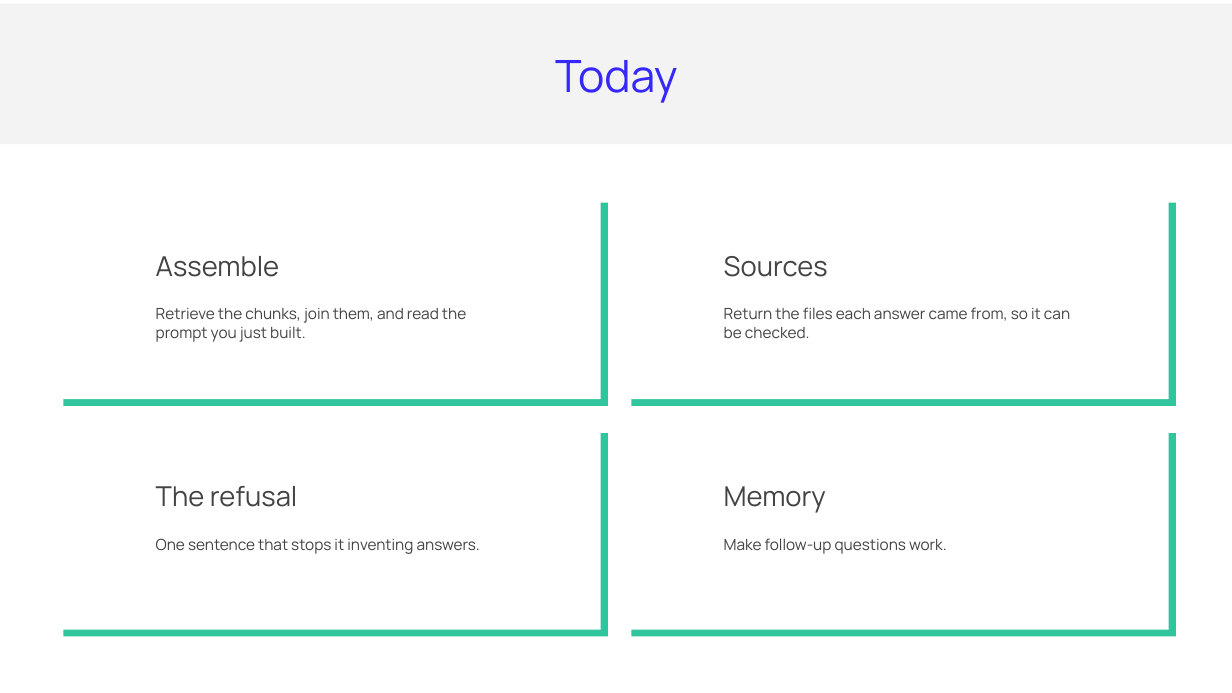
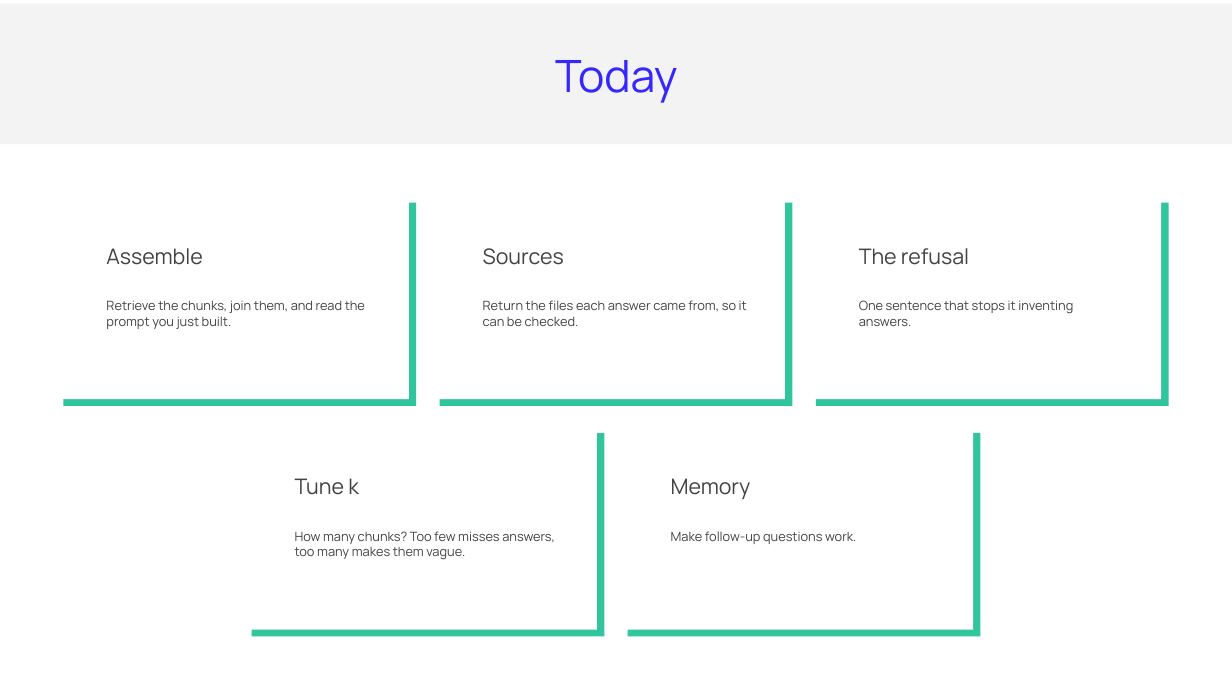
Before and after one commit to ArtyoMKo/tumo_month_workshop, a slide deck: slide 3 of slides/Lesson 5 - Building the RAG Assistant.pptx. Drawn at 1232x693 pixels with LibreOffice and Linux fonts; fonts in the diff are those of the drawing. Boxes give left, top, right and bottom in pixels: in the first picture for what was removed or moved away, otherwise in the second. Text is boxed around its words. In the diff, an @@ line names an element or a change of style, - is before the commit and + after.

```diff
--- a/slides/Lesson 5 - Building the RAG Assistant.pptx
+++ b/slides/Lesson 5 - Building the RAG Assistant.pptx
@@ rectangle: place and size @@
-rectangle at [56, 196, 601, 399]
+rectangle at [56, 196, 409, 399]
@@ rectangle: place and size @@
-rectangle at [63, 203, 608, 406]
+rectangle at [63, 203, 416, 406]
@@ rectangle: place and size @@
-rectangle at [624, 196, 1169, 399]
+rectangle at [432, 196, 785, 399]
@@ rectangle: place and size @@
-rectangle at [631, 203, 1176, 406]
+rectangle at [440, 203, 793, 406]
@@ rectangle: place and size @@
-rectangle at [56, 426, 601, 630]
+rectangle at [808, 196, 1161, 399]
@@ rectangle: place and size @@
-rectangle at [63, 433, 608, 636]
+rectangle at [816, 203, 1169, 406]
@@ text "Assemble": place and size @@
-text "Assemble" at [156, 256, 280, 277]
+text "Assemble" at [106, 248, 202, 265]
@@ text "Sources": place and size @@
-text "Sources" at [724, 256, 828, 277]
+text "Sources" at [483, 248, 564, 265]
@@ text "The refusal": place and size @@
-text "The refusal" at [156, 486, 298, 507]
+text "The refusal" at [859, 248, 969, 265]
@@ text "Retrieve the chunks, join them, ...": place and size @@
-text "Retrieve the chunks, join them, ..." at [156, 308, 466, 342]
+text "Retrieve the chunks, join them, ..." at [106, 300, 365, 329]
@@ text "Return the files each answer ...": place and size @@
-text "Return the files each answer ..." at [724, 307, 1070, 338]
+text "Return the files each answer ..." at [483, 300, 747, 326]
@@ text "One sentence that stops it ...": place and size @@
-text "One sentence that stops it ..." at [156, 538, 480, 554]
+text "One sentence that stops it ..." at [859, 300, 1073, 326]
@@ rectangle: place and size @@
-rectangle at [624, 426, 1169, 630]
+rectangle at [244, 426, 597, 630]
@@ rectangle: place and size @@
-rectangle at [631, 433, 1176, 636]
+rectangle at [251, 433, 604, 636]
@@ rectangle added at [620, 426, 973, 630], fill #FFFFFF @@
@@ rectangle added at [628, 433, 981, 636], fill #31C59E @@
@@ text added at [295, 478, 359, 495], 25 pt, text #434343 @@
+Tune k
@@ size 32 to 25 pt in 4 elements at [106, 248, 202, 265], [483, 248, 564, 265], [859, 248, 969, 265], [671, 478, 751, 499] @@
@@ text "Memory": place and size @@
-text "Memory" at [724, 486, 826, 513]
+text "Memory" at [671, 478, 751, 499]
@@ text added at [295, 531, 555, 560], 15 pt, text #434343 @@
+How many chunks? Too few misses answers, too many makes them vague.
@@ size 18 to 15 pt in 4 elements at [106, 300, 365, 329], [483, 300, 747, 326], [859, 300, 1073, 326], [671, 531, 856, 544] @@
@@ text "Make follow-up questions work.": place and size @@
-text "Make follow-up questions work." at [724, 538, 947, 554]
+text "Make follow-up questions work." at [671, 531, 856, 544]
```
Also in this commit, not shown: 2 other slides changed, 3 other files.
